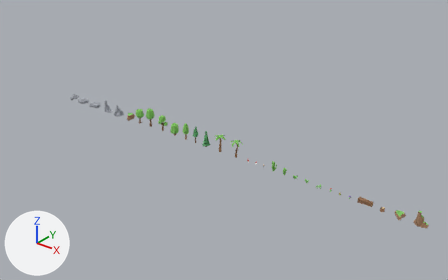
One commit to the glTF model roblox-crias-miticas/modelos/CriasMiticas_Modelos.glb: the scene before it, then after it.
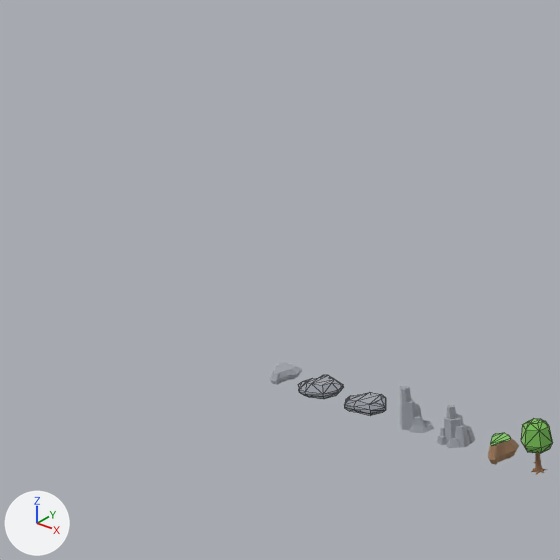
There are two pictures of each version: one whole from a 50 mm lens placed at (458.6, -339.5, 221.8), pointed at (173.1, 17.4, 0.6), one close up on the part from 0% to 33% of the width and 0% to 52% of the height. Lighting does not change. The marker at lower left points along +X, +Y and +Z. The first two pictures are the older version. The close-ups show mesh edges as thin lines. Where no turn or scale is listed for an object, it has been applied to the vertices.

Before the edit, the objects in view are built like this:
```python
me_piedraalta__stone = bpy.data.meshes.new('PiedraAlta__stone')
me_piedraalta__stone.from_pydata(...)  # 70 vertices, 124 faces; spans x -4.92..4.92, y -3.42..3.42, z 0.0..9.96
me_piedraalta__stone.materials.append(mat_stone)  # light grey #cacdd2
me_piedraaltab__stone = bpy.data.meshes.new('PiedraAltaB__stone')
me_piedraaltab__stone.from_pydata(...)  # 88 vertices, 152 faces; spans x -3.82..3.82, y -3.85..3.85, z 0.0..8.84
me_piedraaltab__stone.materials.append(mat_stone)  # light grey #cacdd2
me_piedrab__stone = bpy.data.meshes.new('PiedraB__stone')
me_piedrab__stone.from_pydata(...)  # 38 vertices, 72 faces; spans x -5.32..5.32, y -5.08..5.08, z 0.0..3.21
me_piedrab__stone.materials.append(mat_stone)  # light grey #cacdd2
ob_piedraalta__stone = bpy.data.objects.new('PiedraAlta__stone', me_piedraalta__stone)
ob_piedraalta__stone.location = (52.4, 0.0, 0.0)
ob_piedraaltab__stone = bpy.data.objects.new('PiedraAltaB__stone', me_piedraaltab__stone)
ob_piedraaltab__stone.location = (67.1, 0.0, 0.0)
ob_piedrab__stone = bpy.data.objects.new('PiedraB__stone', me_piedrab__stone)
ob_piedrab__stone.location = (19.2, 0.0, 0.0)
# also in view: 'Roble__leafsGreen' at (93.8, 0.0, 8.6); 'PiedraC__stone' at (36.0, 0.0, 1.5)
```
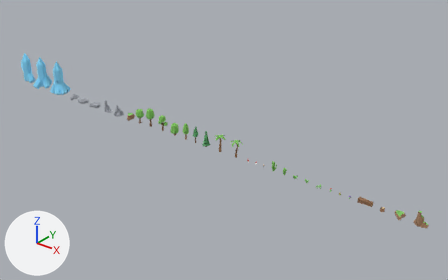
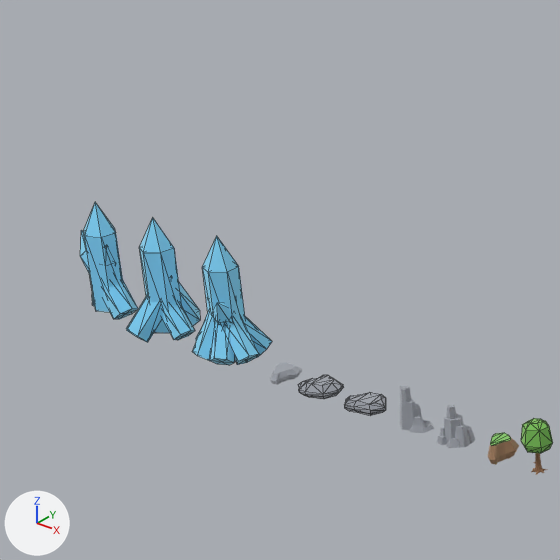
The newer file is also turned or shifted as a whole; pictures and numbers use the older file's frame.

What differs and where, as boxes [x1, y1, x2, y2] in the close-ups (560 x 560 px):
```json
{"object": "CristalGrande__crystal", "change": "added", "after": [192, 236, 272, 365], "on screen": "cyan"}
{"object": "Cristal2__crystal", "change": "added", "after": [126, 217, 200, 342], "on screen": "cyan"}
{"object": "Cristal1__crystal", "change": "added", "after": [80, 202, 138, 319], "on screen": "cyan"}
```

Edits to the scene script, one JSON object a line:
```json
{"op": "add", "block": "mat_crystal", "code": ["mat_crystal = principled_material('crystal')", "mat_crystal.base_color = (0.471, 0.863, 1.0)  # cyan #b7efff", "mat_crystal.metallic = 1.0", "mat_crystal.roughness = 1.0"]}
{"op": "add", "block": "me_cristalgrande__crystal", "code": ["me_cristalgrande__crystal = bpy.data.meshes.new('CristalGrande__crystal')", "me_cristalgrande__crystal.from_pydata(...)  # 105 vertices, 210 faces; spans x -9.8..9.8, y -9.1..9.1, z 0.0..32.4", "me_cristalgrande__crystal.materials.append(mat_crystal)  # cyan #b7efff"]}
{"op": "add", "block": "me_cristal2__crystal", "code": ["me_cristal2__crystal = bpy.data.meshes.new('Cristal2__crystal')", "me_cristal2__crystal.from_pydata(...)  # 75 vertices, 150 faces; spans x -9.4..9.4, y -10.7..10.7, z 0.0..32.3", "me_cristal2__crystal.materials.append(mat_crystal)  # cyan #b7efff"]}
{"op": "add", "block": "me_cristal1__crystal", "code": ["me_cristal1__crystal = bpy.data.meshes.new('Cristal1__crystal')", "me_cristal1__crystal.from_pydata(...)  # 45 vertices, 90 faces; spans x -8.9..8.9, y -4.5..4.5, z 0.0..31.2", "me_cristal1__crystal.materials.append(mat_crystal)  # cyan #b7efff"]}
{"op": "add", "block": "ob_cristalgrande__crystal", "code": ["ob_cristalgrande__crystal = bpy.data.objects.new('CristalGrande__crystal', me_cristalgrande__crystal)", "ob_cristalgrande__crystal.location = (-15.8, 0.0, 0.0)"]}
{"op": "add", "block": "ob_cristal2__crystal", "code": ["ob_cristal2__crystal = bpy.data.objects.new('Cristal2__crystal', me_cristal2__crystal)", "ob_cristal2__crystal.location = (-41.0, 0.0, 0.0)"]}
{"op": "add", "block": "ob_cristal1__crystal", "code": ["ob_cristal1__crystal = bpy.data.objects.new('Cristal1__crystal', me_cristal1__crystal)", "ob_cristal1__crystal.location = (-65.3, 0.0, 0.0)"]}
```
